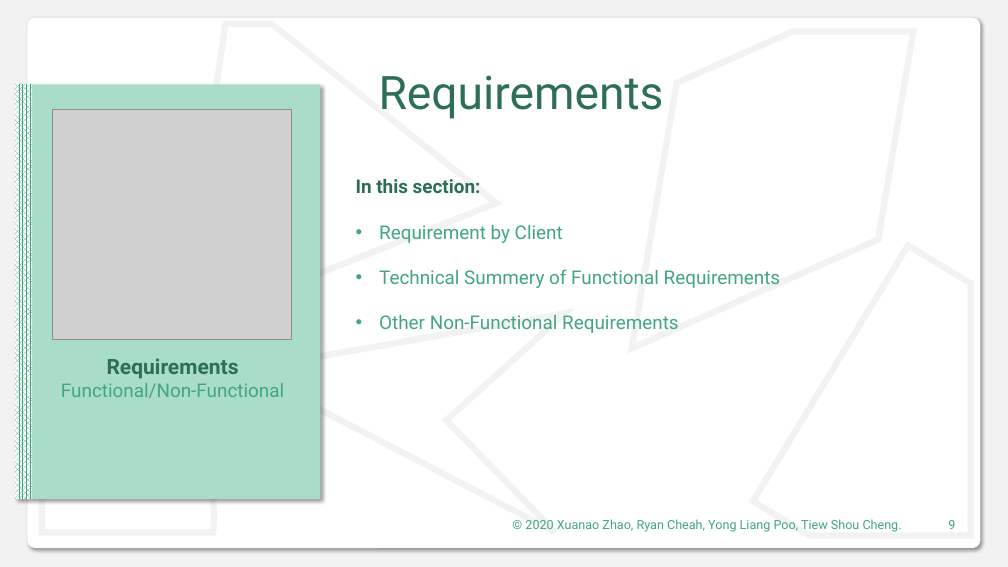
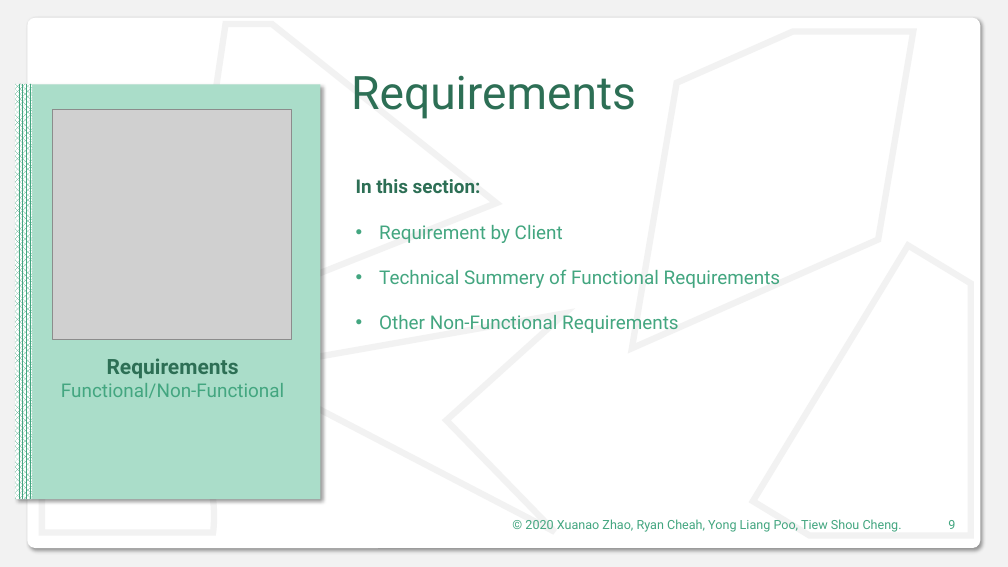
Before and after one commit to DIT202003G1/SAD-Assignment, a slide deck: slide 9 of Presentaion.pptx. Drawn at 1008x567 pixels with LibreOffice and Linux fonts; fonts in the diff are those of the drawing; grey boxes stand for pictures. Boxes give left, top, right and bottom in pixels: in the first picture for what was removed or moved away, otherwise in the second. Text is boxed around its words. In the diff, an @@ line names an element or a change of style, - is before the commit and + after.

```diff
--- a/Presentaion.pptx
+++ b/Presentaion.pptx
@@ text "Requirements": place and size @@
-text "Requirements" at [379, 75, 664, 119]
+text "Requirements" at [351, 75, 636, 119]
```
Also in this commit, not shown: 1 other slide changed.
